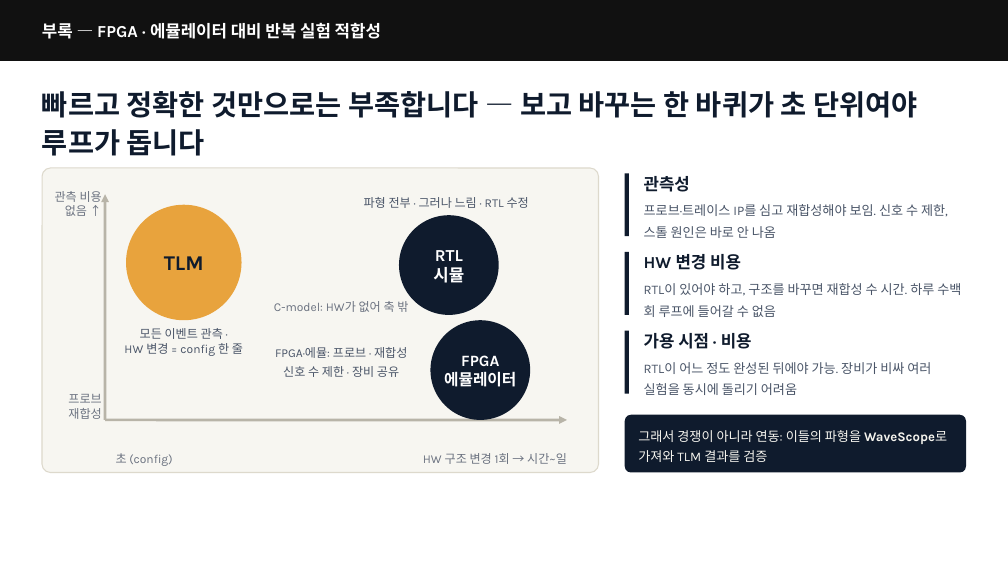
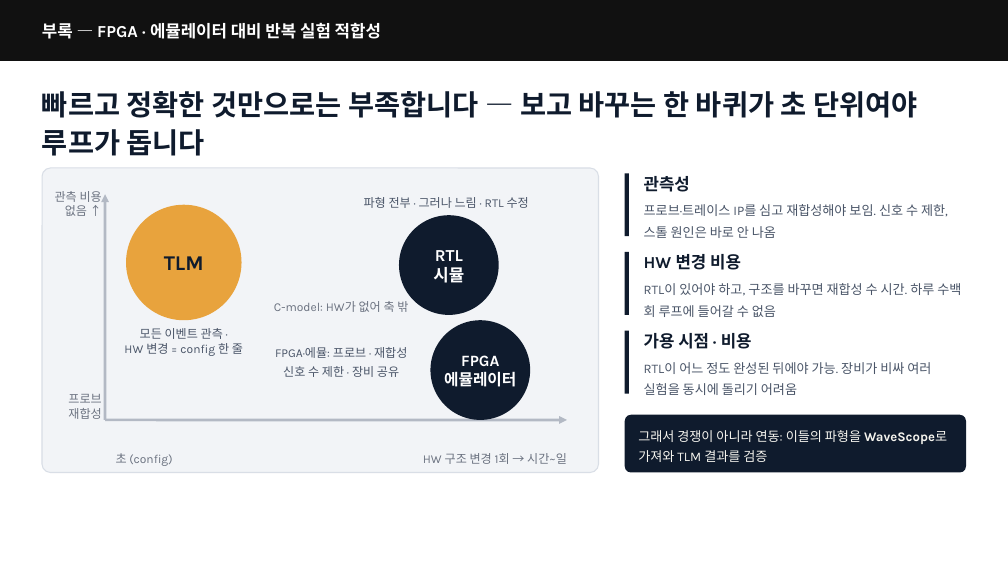
Before and after one commit to tdjung/co_opt_example, a slide deck: slide 13 of docs/presentation/deck_current_fonts.pptx. Drawn at 1008x567 pixels with LibreOffice and Linux fonts; fonts in the diff are those of the drawing. Boxes give left, top, right and bottom in pixels: in the first picture for what was removed or moved away, otherwise in the second. Text is boxed around its words. In the diff, an @@ line names an element or a change of style, - is before the commit and + after.

```diff
--- a/docs/presentation/deck_current_fonts.pptx
+++ b/docs/presentation/deck_current_fonts.pptx
@@ rounded rectangle at <box>42,168,599,473</box>: fill #F7F6F1 to #F2F4F7; outline #DDD9CC 1 pt to #D9DEE6 1 pt @@
@@ arrow (105, 420) - (105, 194): stroke #B8B4A8 2.5 pt to #B3B9C4 2.5 pt @@
@@ arrow (105, 420) - (567, 420): stroke #B8B4A8 2.5 pt to #B3B9C4 2.5 pt @@
```
Also in this commit, not shown: 10 other slides changed, 15 other files.
